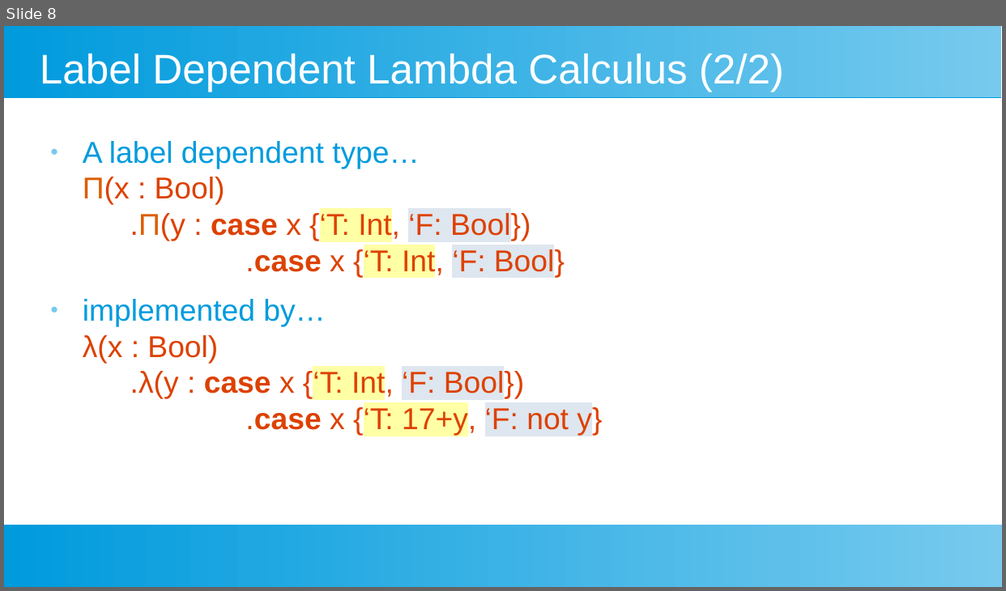
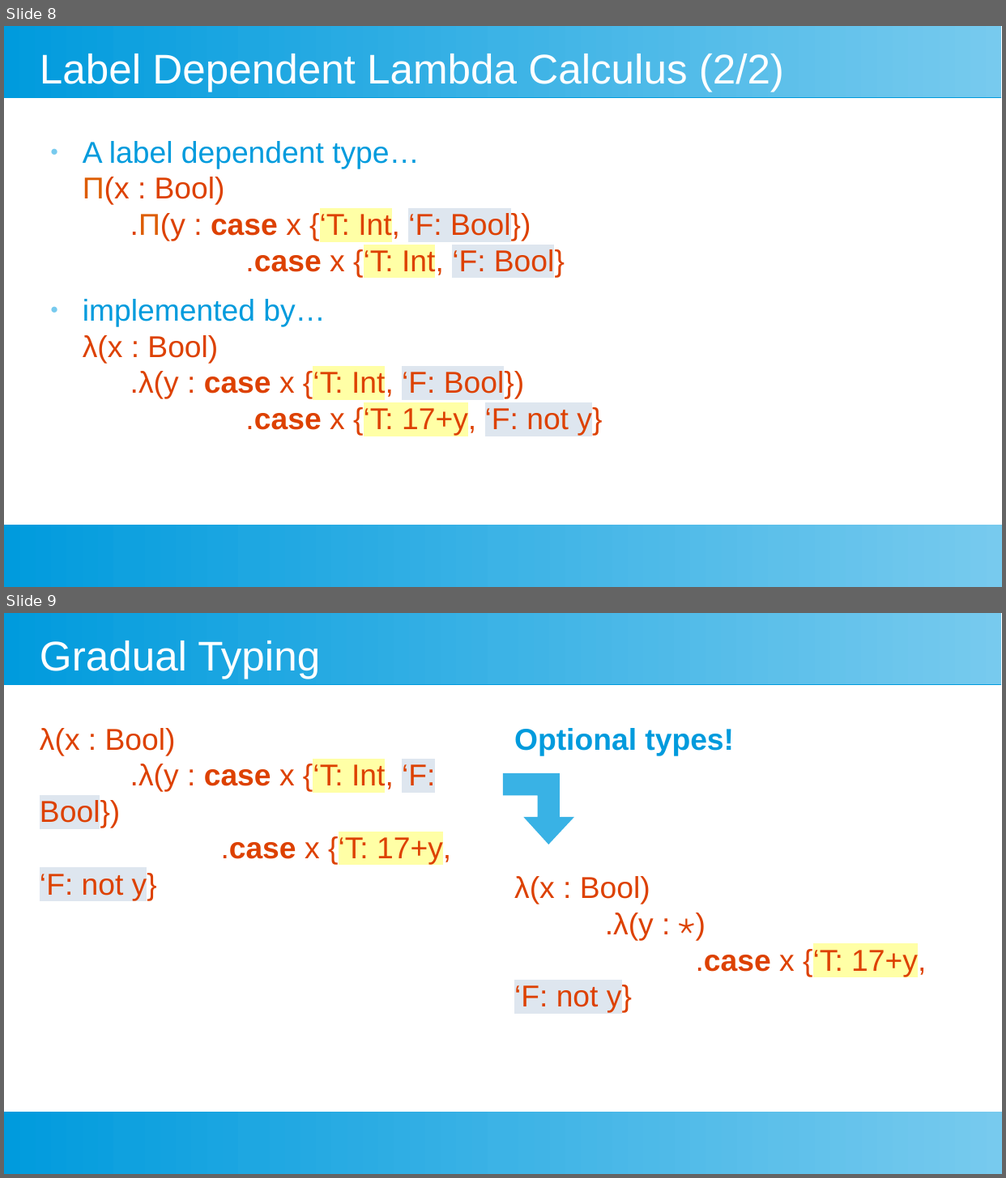
Before and after one commit to leyhline/mastersthesis, a slide deck: presentation.odp. Shown one above the other, each under a label of ours: slide 8 before the commit, slides 8 and 9 after it. The pictures are 1006x591 and 1006x1178 pixels, drawn with LibreOffice and Linux fonts; fonts in the diff are those of the drawing. Boxes give left, top, right and bottom in pixels: in the first picture for what was removed or moved away, otherwise in the second. Text is boxed around its words. In the diff, an @@ line names an element or a change of style, - is before the commit and + after.

```diff
--- a/presentation.odp
+++ b/presentation.odp
@@ slide 9 added at [4,613,1002,1174], background #FFFFFF; not listed: 2 template elements that a slide beside it also shows @@
@@ title added at [40,641,320,679], 33 pt, text #FFFFFF @@
+Gradual Typing
@@ text added at [40,728,451,901], 24 pt, text #DD4100 @@
+λ(x : Bool)
+.λ(y : case x {‘T: Int, ‘F: Bool})
+.case x {‘T: 17+y, ‘F: not y}
@@ text added at [514,728,926,1013], 24 pt, text #DD4100 @@
+Optional types!
+λ(x : Bool)
+.λ(y : ⋆)
+.case x {‘T: 17+y, ‘F: not y}
@@ freeform shape added at [503,773,574,845], fill #39B2E5 @@
```
Also in this commit, not shown: 1 slide changed, 11 other slides added.
